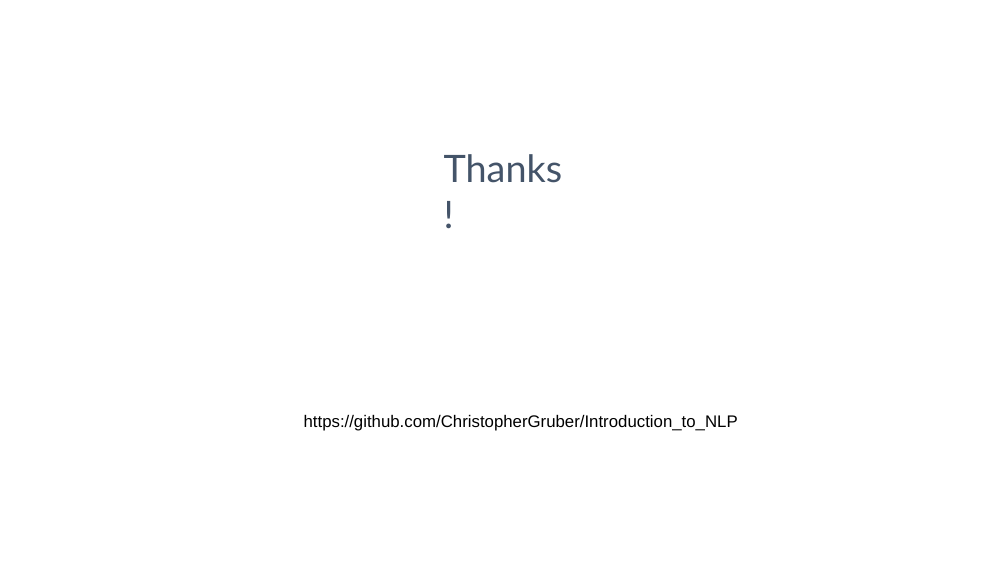
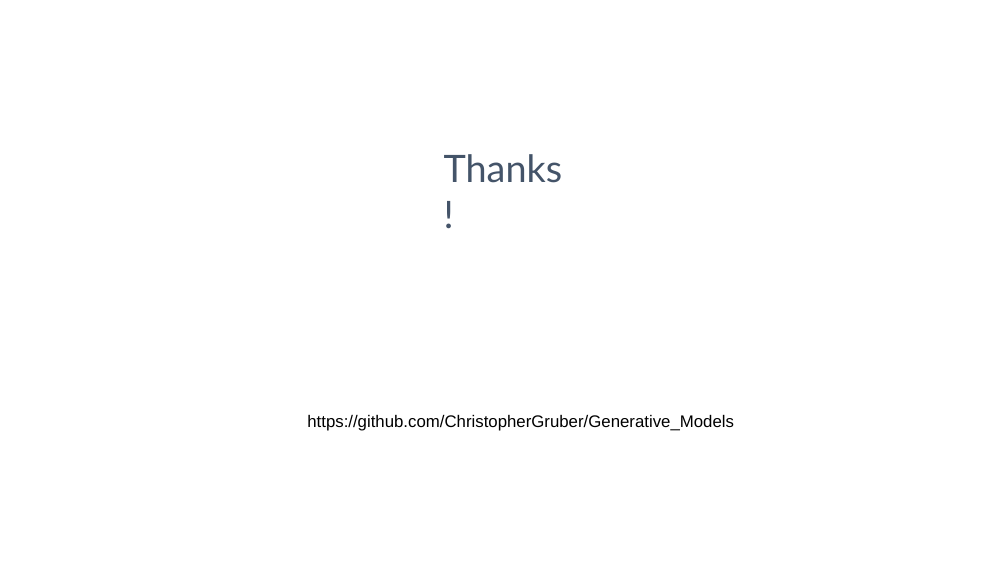
Before and after one commit to ChristopherGruber/Generative_Models, a slide deck: slide 11 of Generative_Models.odp (slide 10 before the commit). Drawn at 1008x567 pixels with LibreOffice and Linux fonts; fonts in the diff are those of the drawing. Boxes give left, top, right and bottom in pixels: in the first picture for what was removed or moved away, otherwise in the second. Text is boxed around its words. In the diff, an @@ line names an element or a change of style, - is before the commit and + after.

```diff
--- a/Generative_Models.odp
+++ b/Generative_Models.odp
@@ text at [307,414,734,431]: text changed @@
-https://github.com/ChristopherGruber/Introduction_to_NLP
+https://github.com/ChristopherGruber/Generative_Models
```
Also in this commit, not shown: 4 other slides changed, 5 slides added, 4 slides removed, 2 other files.
